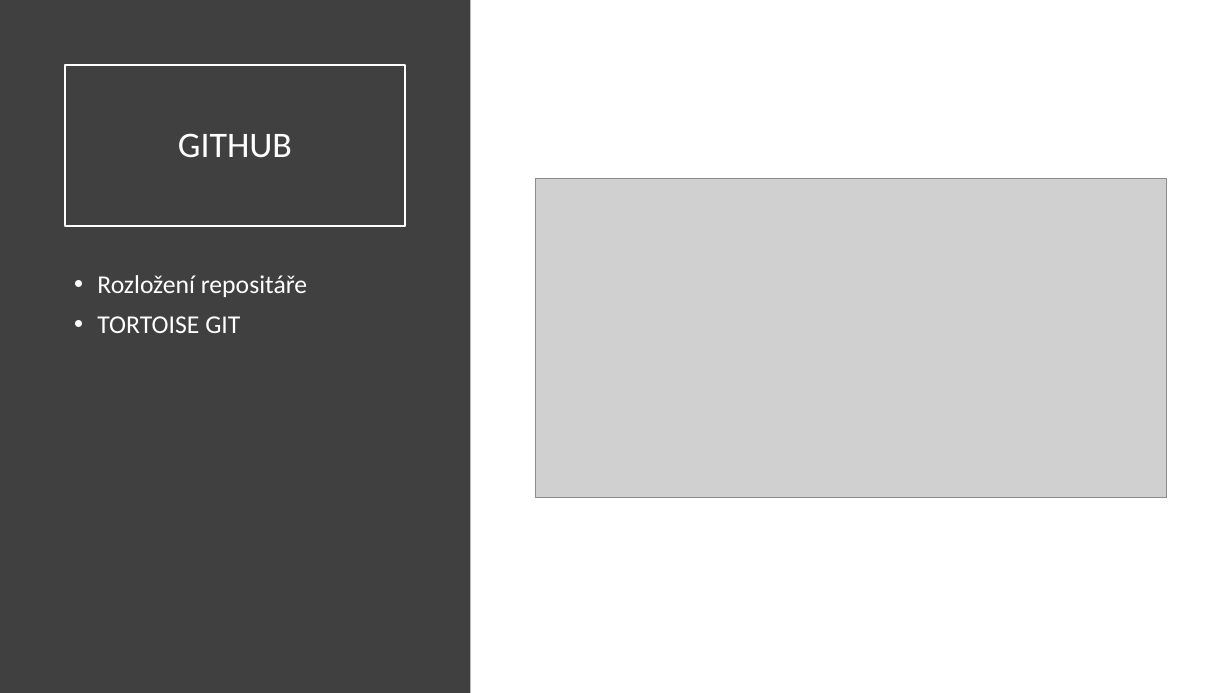
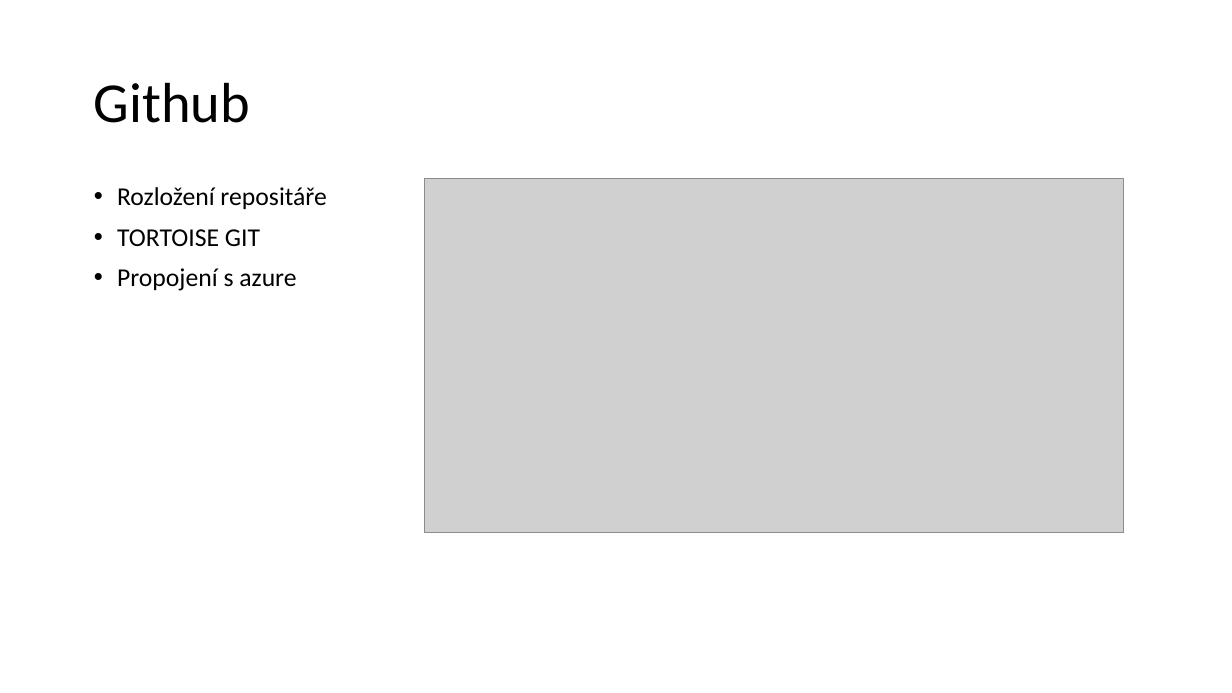
Before and after one commit to hruska07/Apollo13, a slide deck: slide 5 of docs/Apollo 13 - Logos Polytechnikos.pptx. Drawn at 1232x693 pixels with LibreOffice and Linux fonts; fonts in the diff are those of the drawing; grey boxes stand for pictures. Boxes give left, top, right and bottom in pixels: in the first picture for what was removed or moved away, otherwise in the second. Text is boxed around its words. In the diff, an @@ line names an element or a change of style, - is before the commit and + after.

```diff
--- a/docs/Apollo 13 - Logos Polytechnikos.pptx
+++ b/docs/Apollo 13 - Logos Polytechnikos.pptx
@@ rectangle removed at box(0, 0, 470, 693) @@
@@ text "Github": place and size @@
-text "Github" at box(65, 65, 405, 226)
+text "Github" at box(94, 82, 250, 123)
@@ text "Github" at box(94, 82, 250, 123): outline #FFFFFF 1.5 pt to none @@
@@ text at box(94, 82, 250, 123): text changed; size 28 to 44 pt; text colour #FFFFFF to #000000 @@
-GITHUB
+Github
@@ text "Rozložení repositáře": place and size @@
-text "Rozložení repositáře" at box(97, 275, 307, 333)
+text "Rozložení repositáře" at box(117, 187, 326, 291)
@@ picture: place and size @@
-picture at box(535, 179, 1167, 498)
+picture at box(425, 179, 1125, 532)
@@ text at box(117, 187, 326, 246): text colour #FFFFFF to #000000 in "Rozložení repositáře", "TORTOISE GIT" @@
@@ text at box(117, 268, 296, 291): paragraph added @@
+• Propojení s azure
```
Also in this commit, not shown: 1 other slide changed, 1 slide added.
